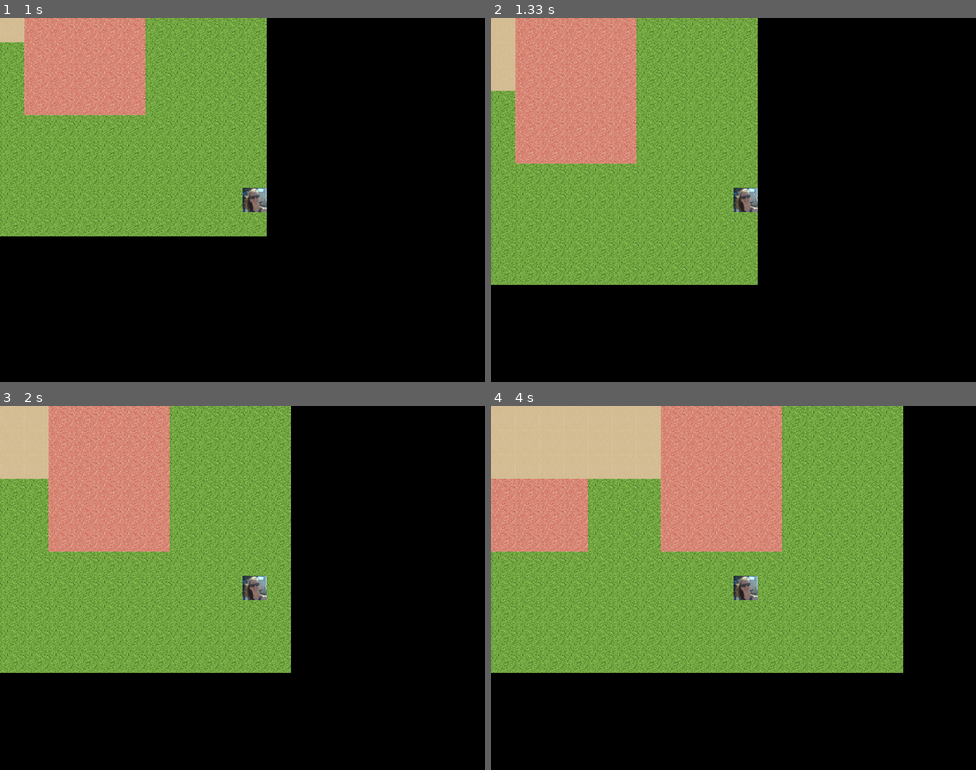
Above: before the commit, frames 1-4 (two rows, left to right).
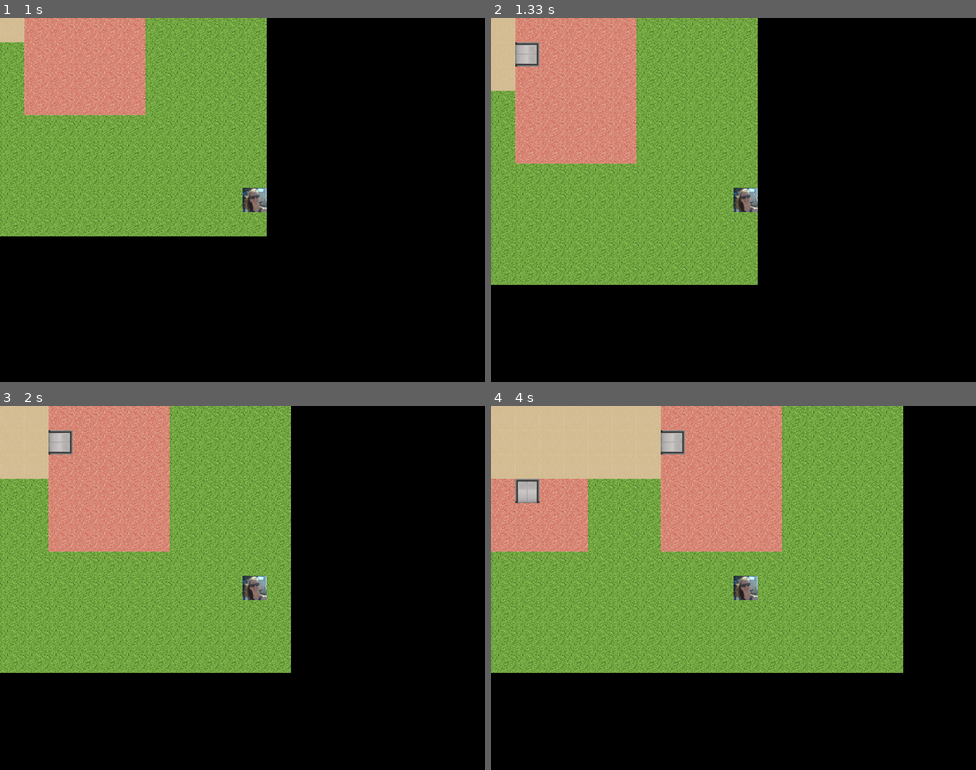
Above: after the commit, the same moments.

Repository: Antoine-Gicquel/TeleRPG
Game: pygame game, started from game.py
Same seed, same stepped clock (60 frames per second), same inputs: the game is played once before the commit and once after it.
Inputs:
- Up to frame 1 (1 s): hold Up from 0.83 s (still down)
- Up to frame 2 (1.33 s): release Up at 1.3 s
- Up to frame 3 (2 s): hold Left from 1.83 s (still down)
- Up to frame 4 (4 s): release Left at 2.37 s; hold Down 2.4-2.88 s; hold Left 2.92-3.38 s; hold Up 3.42-3.88 s; hold Right from 3.92 s (still down)

Frame 1 is identical in both runs. In frame 2, 0.3% of the frame differs, in the area x 5-10%, y 6-14%; in frame 3, 0.3%; in frame 4, 0.7%, in the area x 5-40%, y 6-27%.

Commit message:
Ajout des portes entre outside et 0

Diff:
--- a/game.py
+++ b/game.py
@@ -1,8 +1,9 @@
 import pygame
-import random
+import math
 from pygame.locals import *
 import os
-import math
+
+
 os.chdir(os.path.dirname(os.path.abspath(__file__)))
 exec(open('lib/pygame_functions.py').read())
 exec(open('lib/Entity.py').read())
--- a/lib/Map.py
+++ b/lib/Map.py
@@ -66,7 +66,7 @@
         global entityToInteract
         if (x < 0 or y < 0 or x>= len(self.tiles[0]) or y >= len(self.tiles)):
             return False
-        if self.tiles[y][x] in ["beton", "orange", "void"] or self.checkEntity((x,y)):
+        if self.tiles[y][x] in ["orange", "void"] or self.checkEntity((x,y)):
             return False
         return True
 
Not shown, changed: res/maps/map_0
Not shown, changed: res/maps/map_outside
Binary file added: res/tiles/porte_droite.jpg
Binary file added: res/tiles/porte_gauche.jpg
